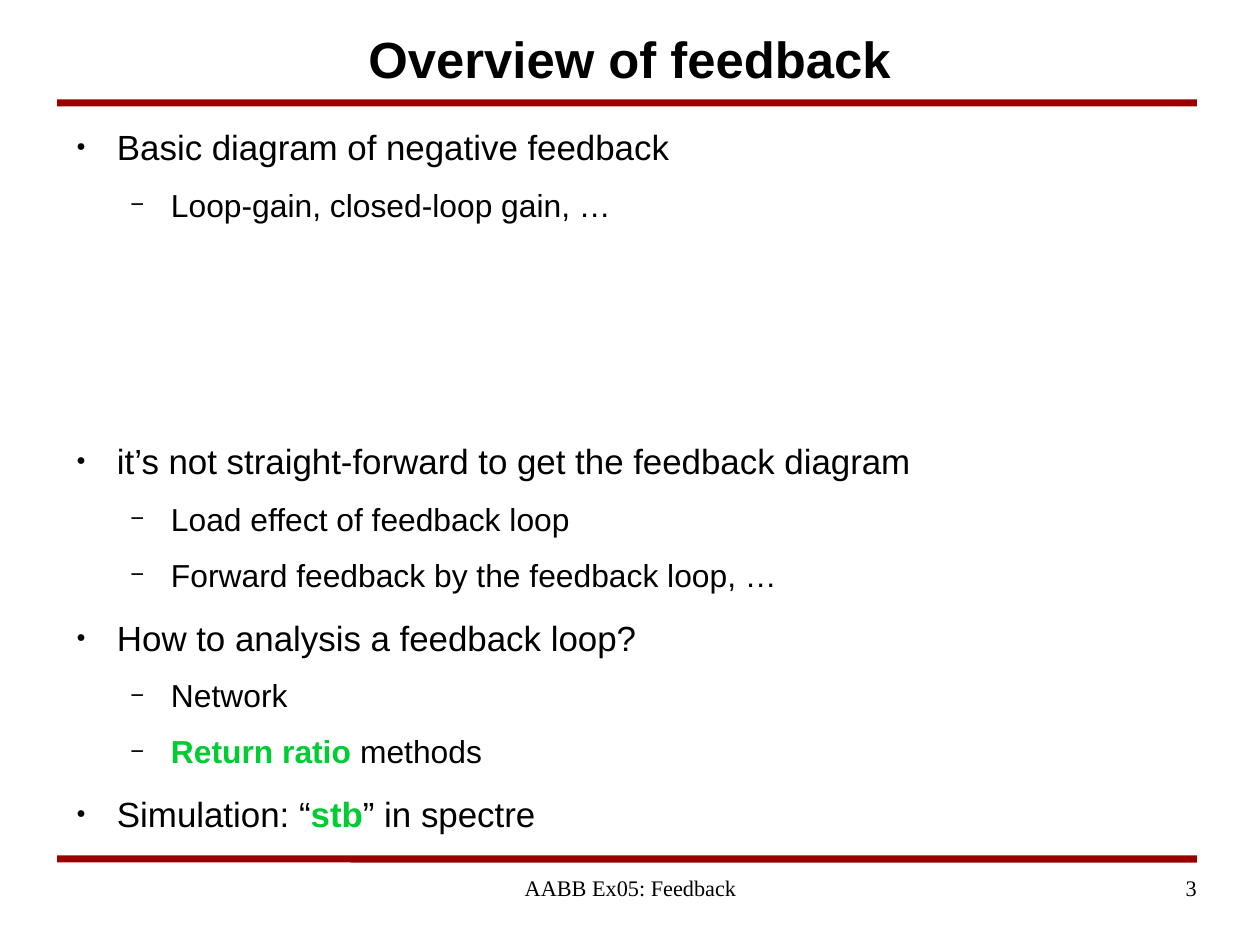
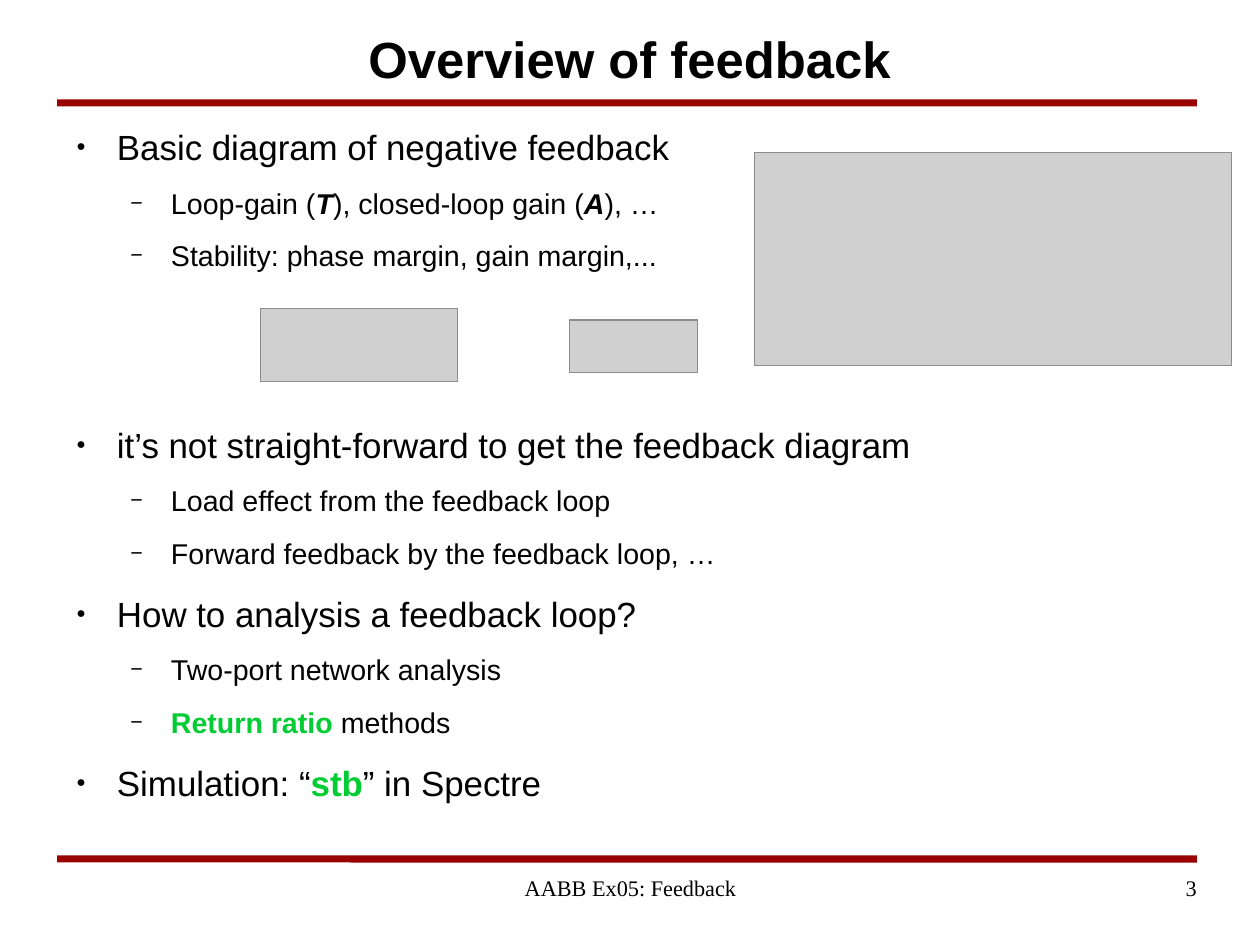
Before and after one commit to yuanzx10/Study, a slide deck: slide 3 of IntegratedCircuits/Notes/AABB_Exercise05_Feedback.odp. Drawn at 1260x945 pixels with LibreOffice and Linux fonts; fonts in the diff are those of the drawing; grey boxes stand for pictures; background and template pictures are left out. Boxes give left, top, right and bottom in pixels: in the first picture for what was removed or moved away, otherwise in the second. Text is boxed around its words. In the diff, an @@ line names an element or a change of style, - is before the commit and + after.

```diff
--- a/IntegratedCircuits/Notes/AABB_Exercise05_Feedback.odp
+++ b/IntegratedCircuits/Notes/AABB_Exercise05_Feedback.odp
@@ picture added at (755,153,1233,366) @@
@@ text at (171,193,657,272): text changed; size 20 to 18 pt @@
-  − Loop-gain, closed-loop gain, …
+  − Loop-gain (T), closed-loop gain (A), …
+  − Stability: phase margin, gain margin,...
@@ picture added at (261,309,457,382) @@
@@ picture added at (571,320,697,373) @@
@@ text at (171,490,610,517): text changed; size 20 to 18 pt @@
-  − Load effect of feedback loop
+  − Load effect from the feedback loop
@@ text at (171,543,679,734): size 20 to 18 pt in "Forward feedback by the feedback loop, …", "Return ratio methods" @@
@@ text at (171,659,501,686): text changed; size 20 to 18 pt @@
-  − Network
+  − Two-port network analysis
@@ text at (117,770,541,803): text changed @@
-● Simulation: “stb” in spectre
+● Simulation: “stb” in Spectre
```
Also in this commit, not shown: 5 other slides changed, 1 slide removed.
